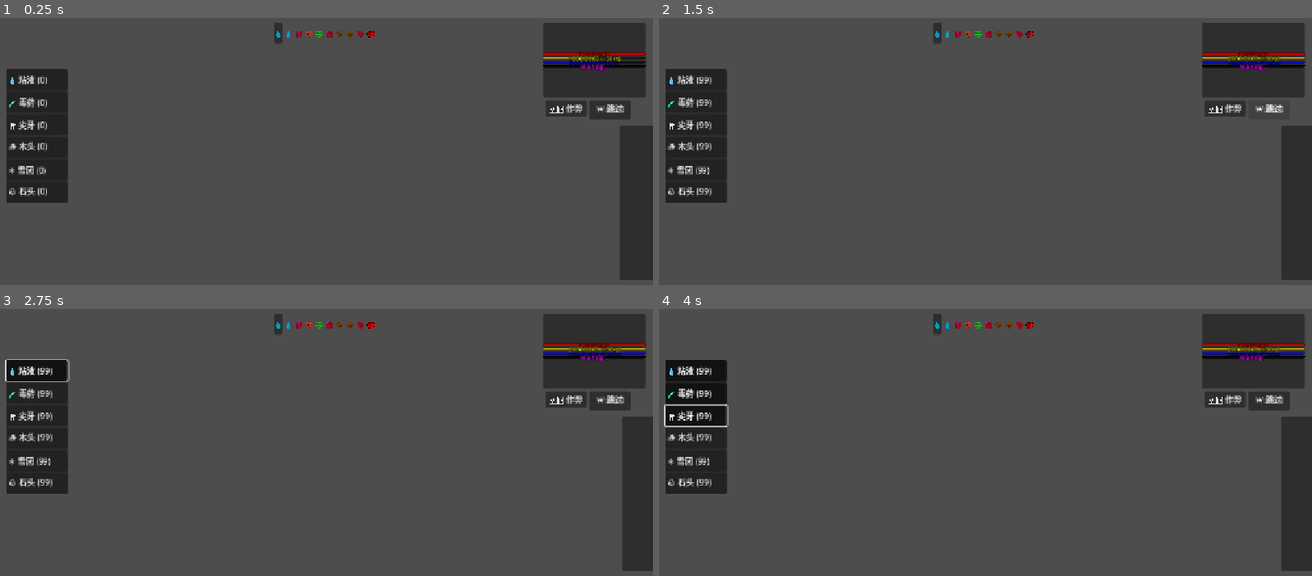
Above: before the commit, frames 1-4 (two rows, left to right).
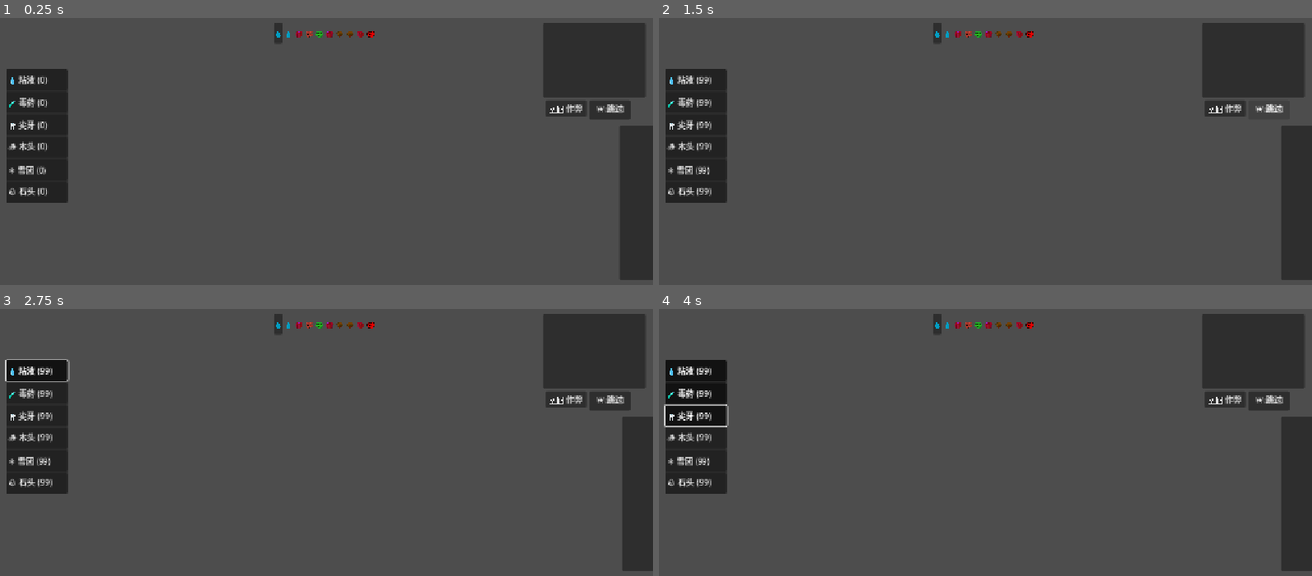
Above: after the commit, the same moments.

Repository: seekerzz/tower-html
Game: Godot game, scene res://src/Scenes/UI/MainGUI.tscn
The game is run twice, just before and just after one commit, with the same random seed, the same clock (stepped at 60 frames per second) and the same inputs. The project has no main scene, so this scene is started directly.
Inputs:
- Up to frame 1 (0.25 s): no input
- Up to frame 2 (1.5 s): click "🛠️ 作弊" at 0.5 s; click "⏩ 跳过" at 1.25 s
- Up to frame 3 (2.75 s): click "💧 粘液 (99)" at 2 s
- Up to frame 4 (4 s): click "🧪 毒药 (99)" at 2.75 s; click "🦷 尖牙 (99)" at 3.5 s

The runs differ from the first frame. In frame 1, 0.7% of the frame differs, in the area x 83-99%, y 12-20%; in frame 2, 0.8%; in frame 3, 0.8%; in frame 4, 0.8%.

Commit message:
Update battle HUD visibility and style, add independent EnemyProgressBar
- Moved EnemyProgressBar to a separate scene (Scenes/HUD/EnemyProgressBar.tscn) positioned at bottom-right.
- Updated MainGUI to hide HP/Resource/Mana bars outside of combat.
- Enhanced visual style of HUD bars (thicker, black outline, arcade style).
- Connected MainGUI and EnemyProgressBar to GameManager wave signals for visibility control.

Diff:
--- /dev/null
+++ b/src/Scenes/HUD/EnemyProgressBar.gd
@@ -0,0 +1,60 @@
+extends Control
+
+@onready var progress_bar = $ProgressBar
+@onready var label = $ProgressBar/Label
+
+func _ready():
+	hide()
+	GameManager.wave_started.connect(_on_wave_started)
+	GameManager.wave_ended.connect(_on_wave_ended)
+
+	_setup_style()
+
+func _process(_delta):
+	if visible:
+		_update_progress()
+
+func _update_progress():
+	if GameManager.is_wave_active and GameManager.combat_manager:
+		var total = GameManager.combat_manager.total_enemies_for_wave
+		var alive = get_tree().get_nodes_in_group("enemies").size()
+		var to_spawn = GameManager.combat_manager.enemies_to_spawn
+		var current_alive = alive + to_spawn
+
+		if total > 0:
+			progress_bar.max_value = total
+			progress_bar.value = current_alive
+			label.text = "%d / %d" % [current_alive, total]
+		else:
+			label.text = "0 / 0"
+
+func _on_wave_started():
+	show()
+
+func _on_wave_ended():
+	hide()
+
+func _setup_style():
+	var bg_style = StyleBoxFlat.new()
+	bg_style.bg_color = Color(0.1, 0.1, 0.1, 0.8)
+	bg_style.set_corner_radius_all(6)
+	bg_style.border_width_bottom = 2
+	bg_style.border_width_left = 2
+	bg_style.border_width_right = 2
+	bg_style.border_width_top = 2
+	bg_style.border_color = Color.BLACK
+
+	var fill_style = StyleBoxFlat.new()
+	fill_style.bg_color = Color(0.6, 0.2, 0.8) # Purple
+	fill_style.set_corner_radius_all(6)
+	fill_style.border_width_bottom = 2
+	fill_style.border_width_left = 2
+	fill_style.border_width_right = 2
+	fill_style.border_width_top = 2
+	fill_style.border_color = Color.TRANSPARENT # Or black if we want inner border
+
+	progress_bar.add_theme_stylebox_override("background", bg_style)
+	progress_bar.add_theme_stylebox_override("fill", fill_style)
+
+	label.add_theme_constant_override("outline_size", 4)
+	label.add_theme_color_override("font_outline_color", Color.BLACK)
--- /dev/null
+++ b/src/Scenes/HUD/EnemyProgressBar.tscn
@@ -0,0 +1,38 @@
+[gd_scene load_steps=2 format=3 uid="uid://enemyprogressbar"]
+
+[ext_resource type="Script" path="res://src/Scenes/HUD/EnemyProgressBar.gd" id="1_script"]
+
+[node name="EnemyProgressBar" type="Control"]
+layout_mode = 3
+anchors_preset = 3
+anchor_left = 1.0
+anchor_top = 1.0
+anchor_right = 1.0
+anchor_bottom = 1.0
+offset_left = -320.0
+offset_top = -60.0
+offset_right = -20.0
+offset_bottom = -20.0
+grow_horizontal = 0
+grow_vertical = 0
+script = ExtResource("1_script")
+
+[node name="ProgressBar" type="ProgressBar" parent="."]
+layout_mode = 1
+anchors_preset = 15
+anchor_right = 1.0
+anchor_bottom = 1.0
+grow_horizontal = 2
+grow_vertical = 2
+show_percentage = false
+
+[node name="Label" type="Label" parent="ProgressBar"]
+layout_mode = 1
+anchors_preset = 15
+anchor_right = 1.0
+anchor_bottom = 1.0
+grow_horizontal = 2
+grow_vertical = 2
+text = "Enemies"
+horizontal_alignment = 1
+vertical_alignment = 1
--- a/src/Scenes/UI/MainGUI.tscn
+++ b/src/Scenes/UI/MainGUI.tscn
@@ -1,7 +1,8 @@
-[gd_scene load_steps=3 format=3 uid="uid://gui123"]
+[gd_scene load_steps=4 format=3 uid="uid://gui123"]
 
 [ext_resource type="Script" uid="uid://l0y7jifgu4bm" path="res://src/Scripts/UI/MainGUI.gd" id="1_gui"]
 [ext_resource type="PackedScene" uid="uid://c3u372lrjivmc" path="res://src/Scenes/UI/SkillBar.tscn" id="2_skillbar"]
+[ext_resource type="PackedScene" uid="uid://enemyprogressbar" path="res://src/Scenes/HUD/EnemyProgressBar.tscn" id="3_enemybar"]
 
 [node name="MainGUI" type="Control"]
 layout_mode = 3
@@ -79,24 +80,6 @@
 grow_horizontal = 2
 grow_vertical = 2
 theme_override_font_sizes/font_size = 12
-horizontal_alignment = 1
-vertical_alignment = 1
-
-[node name="EnemyProgressBar" type="ProgressBar" parent="Panel/VBoxContainer"]
-modulate = Color(1, 0, 1, 1)
-layout_mode = 2
-max_value = 1.0
-show_percentage = false
-
-[node name="Label" type="Label" parent="Panel/VBoxContainer/EnemyProgressBar"]
-layout_mode = 1
-anchors_preset = 15
-anchor_right = 1.0
-anchor_bottom = 1.0
-grow_horizontal = 2
-grow_vertical = 2
-theme_override_font_sizes/font_size = 12
-text = "Enemies"
 horizontal_alignment = 1
 vertical_alignment = 1
 
@@ -184,6 +167,8 @@
 offset_right = -482.0
 offset_bottom = -194.0
 
+[node name="EnemyProgressBar" parent="." instance=ExtResource("3_enemybar")]
+
 [node name="GameOverPanel" type="Panel" parent="."]
 visible = false
 z_index = 100
--- a/src/Scripts/UI/MainGUI.gd
+++ b/src/Scripts/UI/MainGUI.gd
@@ -5,11 +5,9 @@
 @onready var hp_bar = $Panel/VBoxContainer/HPBar
 @onready var food_bar = $Panel/VBoxContainer/FoodBar
 @onready var mana_bar = $Panel/VBoxContainer/ManaBar
-@onready var enemy_bar = $Panel/VBoxContainer/EnemyProgressBar
 @onready var hp_label = $Panel/VBoxContainer/HPBar/Label
 @onready var food_label = $Panel/VBoxContainer/FoodBar/Label
 @onready var mana_label = $Panel/VBoxContainer/ManaBar/Label
-@onready var enemy_label = $Panel/VBoxContainer/EnemyProgressBar/Label
 @onready var wave_label = $Panel/WaveLabel
 @onready var debug_button = $Panel/DebugButton
 @onready var skip_button = $Panel/SkipButton
@@ -41,6 +39,10 @@
 	GameManager.resource_changed.connect(update_ui)
 	GameManager.wave_started.connect(update_ui)
 	GameManager.wave_ended.connect(update_ui)
+
+	GameManager.wave_started.connect(_update_hud_visibility)
+	GameManager.wave_ended.connect(_update_hud_visibility)
+
 	GameManager.game_over.connect(_on_game_over)
 
 	GameManager.damage_dealt.connect(_on_damage_dealt)
@@ -68,6 +70,15 @@
 	_setup_build_panel()
 	_setup_stats_panel()
 	_setup_artifacts_hud()
+
+	# Initial visibility state
+	_update_hud_visibility()
+
+func _update_hud_visibility():
+	var active = GameManager.is_wave_active
+	hp_bar.visible = active
+	food_bar.visible = active
+	mana_bar.visible = active
 
 func _setup_artifacts_hud():
 	artifacts_hud = HBoxContainer.new()
@@ -199,7 +210,6 @@
 
 func _setup_ui_styles():
 	var bg_color = Color(0.1, 0.1, 0.1, 0.8)
-	var border_color = Color(0.0, 0.0, 0.0, 1.0)
 	var radius = 6
 
 	var bg_style = StyleBoxFlat.new()
@@ -209,42 +219,52 @@
 	bg_style.border_width_left = 2
 	bg_style.border_width_right = 2
 	bg_style.border_width_top = 2
-	bg_style.border_color = border_color
+	bg_style.border_color = Color.BLACK
 
 	# HP Fill
 	var hp_fill = StyleBoxFlat.new()
 	hp_fill.bg_color = Color(0.8, 0.1, 0.1)
 	hp_fill.set_corner_radius_all(radius)
+	hp_fill.border_width_bottom = 2
+	hp_fill.border_width_left = 2
+	hp_fill.border_width_right = 2
+	hp_fill.border_width_top = 2
+	hp_fill.border_color = Color.TRANSPARENT
 
 	# Food Fill
 	var food_fill = StyleBoxFlat.new()
 	food_fill.bg_color = Color(1.0, 0.84, 0.0)
 	food_fill.set_corner_radius_all(radius)
+	food_fill.border_width_bottom = 2
+	food_fill.border_width_left = 2
+	food_fill.border_width_right = 2
+	food_fill.border_width_top = 2
+	food_fill.border_color = Color.TRANSPARENT
 
 	# Mana Fill
 	var mana_fill = StyleBoxFlat.new()
 	mana_fill.bg_color = Color(0.2, 0.4, 1.0)
 	mana_fill.set_corner_radius_all(radius)
-
-	# Enemy Fill
-	var enemy_fill = StyleBoxFlat.new()
-	enemy_fill.bg_color = Color(0.6, 0.2, 0.8)
-	enemy_fill.set_corner_radius_all(radius)
+	mana_fill.border_width_bottom = 2
+	mana_fill.border_width_left = 2
+	mana_fill.border_width_right = 2
+	mana_fill.border_width_top = 2
+	mana_fill.border_color = Color.TRANSPARENT
 
 	if hp_bar:
 		hp_bar.add_theme_stylebox_override("background", bg_style)
 		hp_bar.add_theme_stylebox_override("fill", hp_fill)
+		hp_bar.custom_minimum_size.y = 20 # Thicker
 	if food_bar:
 		food_bar.add_theme_stylebox_override("background", bg_style)
 		food_bar.add_theme_stylebox_override("fill", food_fill)
+		food_bar.custom_minimum_size.y = 20 # Thicker
 	if mana_bar:
 		mana_bar.add_theme_stylebox_override("background", bg_style)
 		mana_bar.add_theme_stylebox_override("fill", mana_fill)
-	if enemy_bar:
-		enemy_bar.add_theme_stylebox_override("background", bg_style)
-		enemy_bar.add_theme_stylebox_override("fill", enemy_fill)
-
-	var labels = [hp_label, food_label, mana_label, enemy_label]
+		mana_bar.custom_minimum_size.y = 20 # Thicker
+
+	var labels = [hp_label, food_label, mana_label]
 	for label in labels:
 		if label:
 			label.add_theme_constant_override("outline_size", 4)
@@ -316,29 +336,6 @@
 	if last_sort_time > 0:
 		last_sort_time -= delta
 
-	_update_enemy_progress()
-
-func _update_enemy_progress():
-	if GameManager.is_wave_active and GameManager.combat_manager:
-		var total = GameManager.combat_manager.total_enemies_for_wave
-		var alive = get_tree().get_nodes_in_group("enemies").size()
-		var to_spawn = GameManager.combat_manager.enemies_to_spawn
-		var current_alive = alive + to_spawn
-
-		# Progress: How many died? (Total - Current Alive) / Total
-		# Or Remaining: Current Alive / Total
-		# User requested: enemies_alive / total_wave_enemies
-
-		if total > 0:
-			enemy_bar.max_value = total
-			enemy_bar.value = current_alive
-			enemy_label.text = "%d / %d" % [current_alive, total]
-		else:
-			enemy_label.text = "0 / 0"
-	else:
-		enemy_label.text = "Waiting..."
-		enemy_bar.value = 0
-
 func _input(event):
 	if event.is_action_pressed("ui_focus_next"): # Default F1 mapping often varies, but let's check scancode or specific action if defined
 		pass
@@ -346,6 +343,8 @@
 		GameManager.activate_cheat()
 
 func update_ui():
+	_update_hud_visibility()
+
 	var target_hp = (GameManager.core_health / GameManager.max_core_health) * 100
 	create_tween().tween_property(hp_bar, "value", target_hp, 0.3).set_trans(Tween.TRANS_SINE).set_ease(Tween.EASE_OUT)
 
